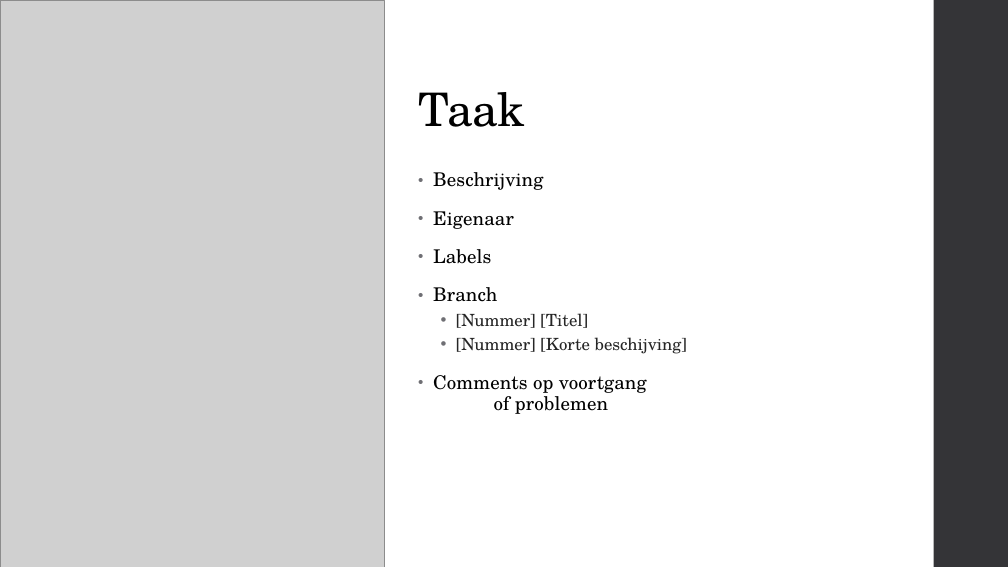
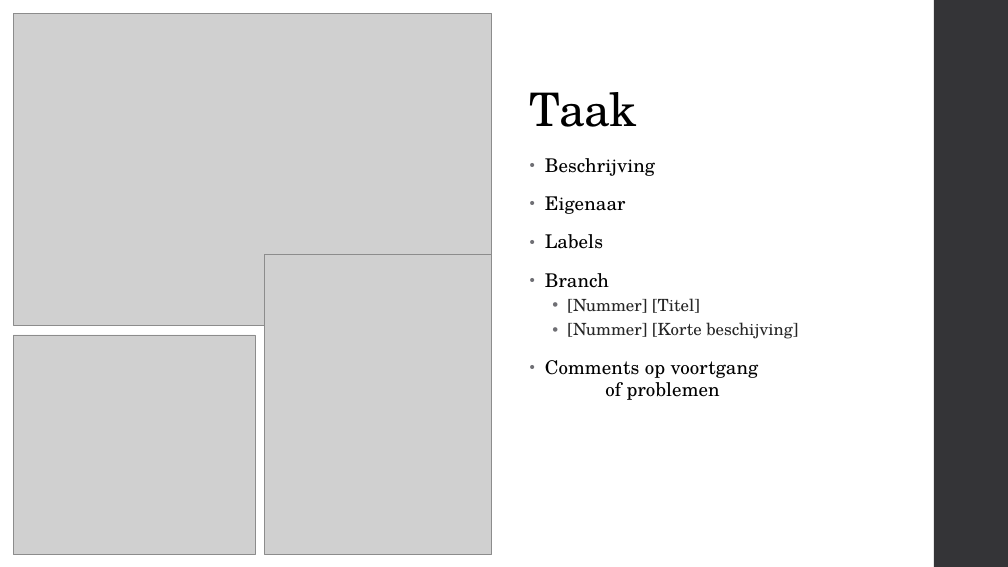
Before and after one commit to JesseSwildens/Software-ontwikkeling-VESOFTON, a slide deck: slide 9 of docs/Pitch Project Startup.pptx. Drawn at 1008x567 pixels with LibreOffice and Linux fonts; fonts in the diff are those of the drawing; grey boxes stand for pictures. Boxes give left, top, right and bottom in pixels: in the first picture for what was removed or moved away, otherwise in the second. Text is boxed around its words. In the diff, an @@ line names an element or a change of style, - is before the commit and + after.

```diff
--- a/docs/Pitch Project Startup.pptx
+++ b/docs/Pitch Project Startup.pptx
@@ picture removed at <box>0,0,385,567</box> @@
@@ rectangle added at <box>0,0,934,567</box>, fill #FFFFFF @@
@@ picture added at <box>14,14,492,326</box> @@
@@ title "Taak": place and size @@
-title "Taak" at <box>418,92,525,127</box>
+title "Taak" at <box>530,92,637,127</box>
@@ text "Beschrijving": place and size @@
-text "Beschrijving" at <box>433,172,687,414</box>
+text "Beschrijving" at <box>545,158,798,400</box>
@@ picture added at <box>265,255,492,555</box> @@
@@ picture added at <box>14,335,256,555</box> @@
```
Also in this commit, not shown: 5 other slides changed, 1 slide added.
